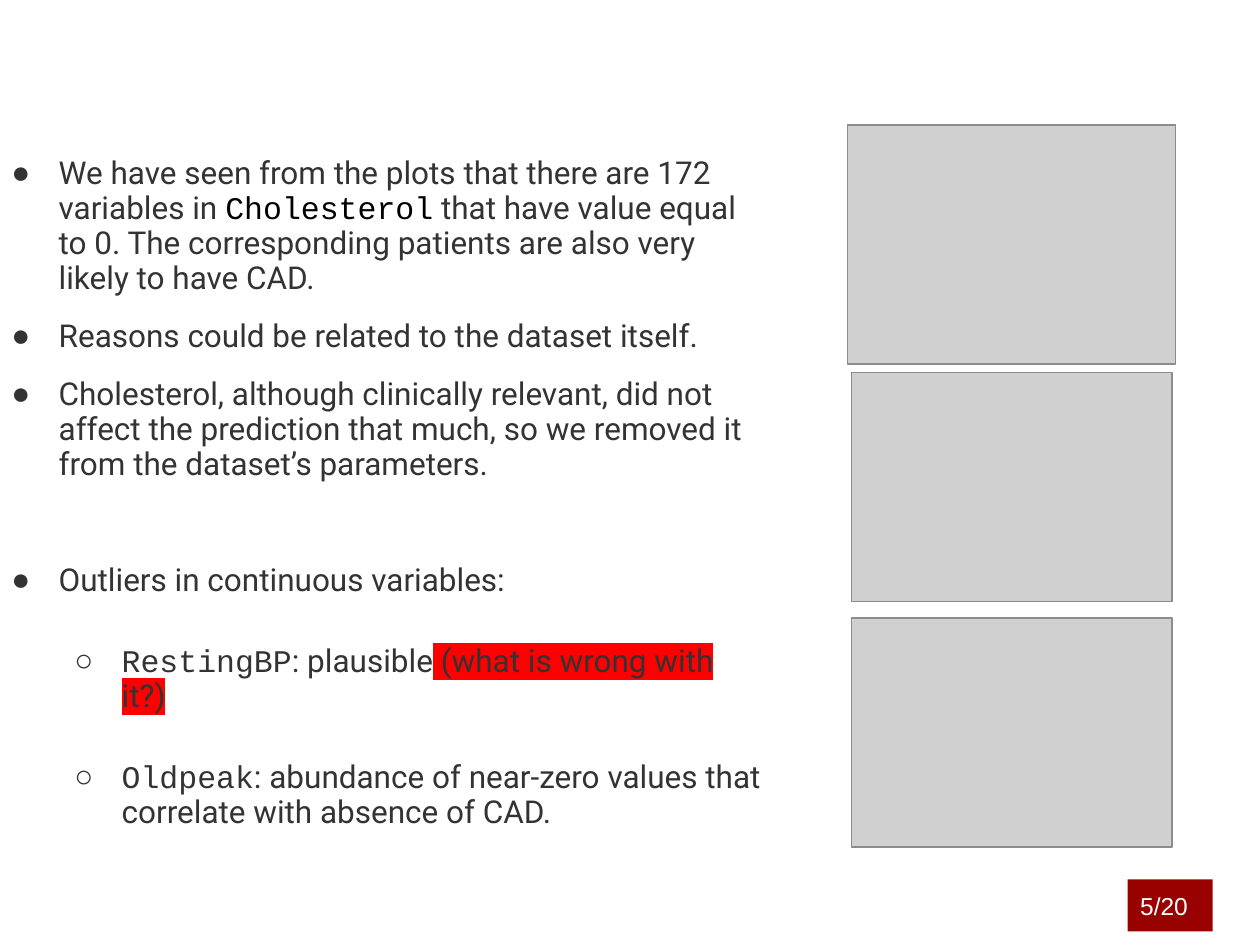
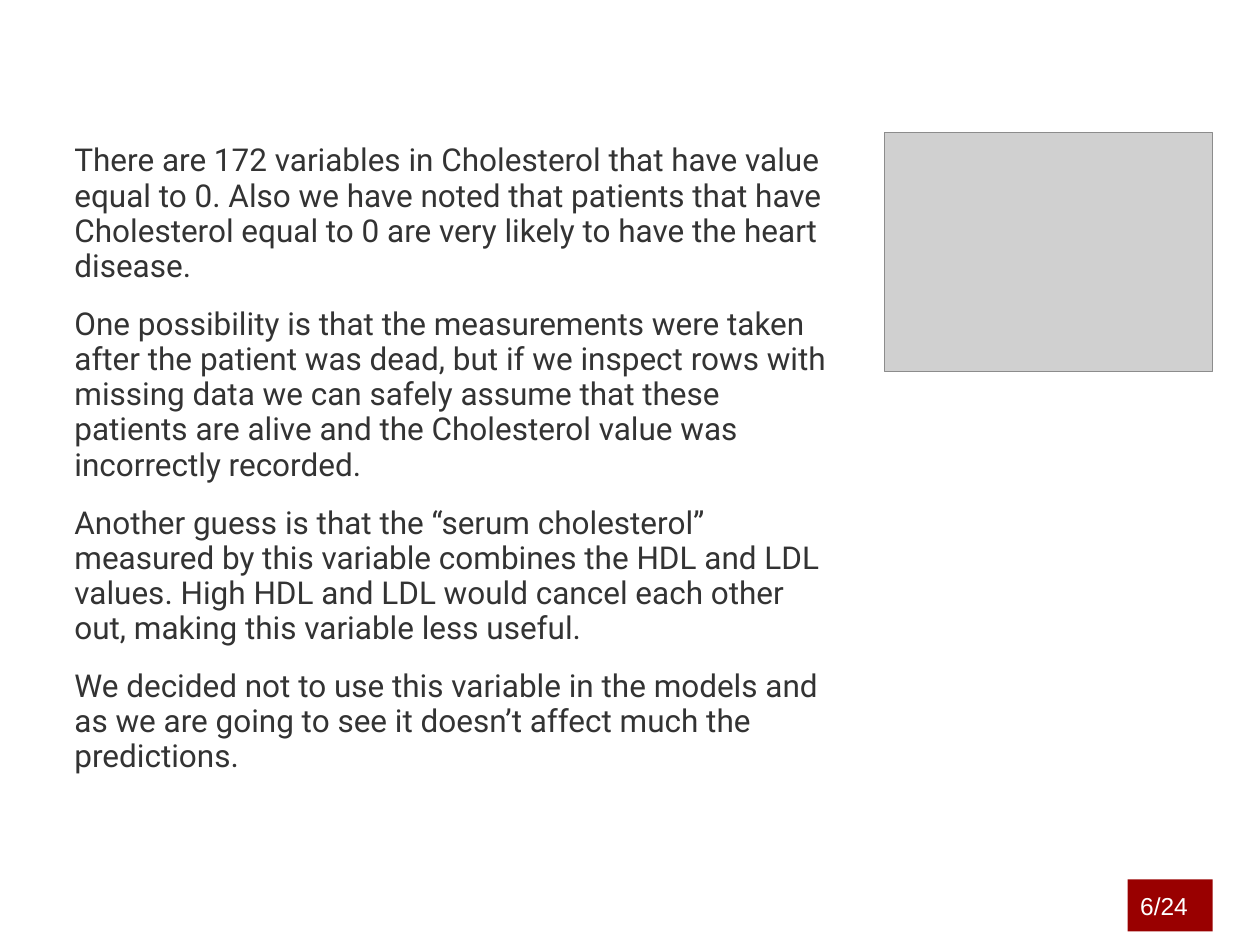
Before and after one commit to marcouderzo/CoronaryHeartDisease-Prediction, a slide deck: slide 7 of slides.pptx (slide 6 before the commit). Drawn at 1260x945 pixels with LibreOffice and Linux fonts; fonts in the diff are those of the drawing; grey boxes stand for pictures; background and template pictures are left out. Boxes give left, top, right and bottom in pixels: in the first picture for what was removed or moved away, otherwise in the second. Text is boxed around its words. In the diff, an @@ line names an element or a change of style, - is before the commit and + after.

```diff
--- a/slides.pptx
+++ b/slides.pptx
@@ text at (74, 147, 826, 774): text changed @@
-● We have seen from the plots that there are 172 variables in Cholesterol that have value equal to 0. The corresponding patients are also very likely to have CAD.
-● Reasons could be related to the dataset itself.
-● Cholesterol, although clinically relevant, did not affect the prediction that much, so we removed it from the dataset’s parameters.
-● Outliers in continuous variables:
-  ○ RestingBP: plausible (what is wrong with it?)
-  ○ Oldpeak: abundance of near-zero values that correlate with absence of CAD.
+There are 172 variables in Cholesterol that have value equal to 0. Also we have noted that patients that have Cholesterol equal to 0 are very likely to have the heart disease.
+One possibility is that the measurements were taken after the patient was dead, but if we inspect rows with missing data we can safely assume that these patients are alive and the Cholesterol value was incorrectly recorded.
+Another guess is that the “serum cholesterol” measured by this variable combines the HDL and LDL values. High HDL and LDL would cancel each other out, making this variable less useful.
+We decided not to use this variable in the models and as we are going to see it doesn’t affect much the predictions.
@@ picture: place and size @@
-picture at (848, 125, 1176, 364)
+picture at (885, 132, 1212, 372)
@@ picture removed at (852, 373, 1173, 602) @@
@@ picture removed at (852, 617, 1173, 847) @@
@@ text in rectangle at (1140, 897, 1188, 916): text changed @@
-5/20
+6/24
@@ page number at (1146, 911, 1177, 916): text changed @@
-6/10
+7/10
```
Also in this commit, not shown: 18 other slides changed, 5 slides added, 1 slide removed, 7 other files.
